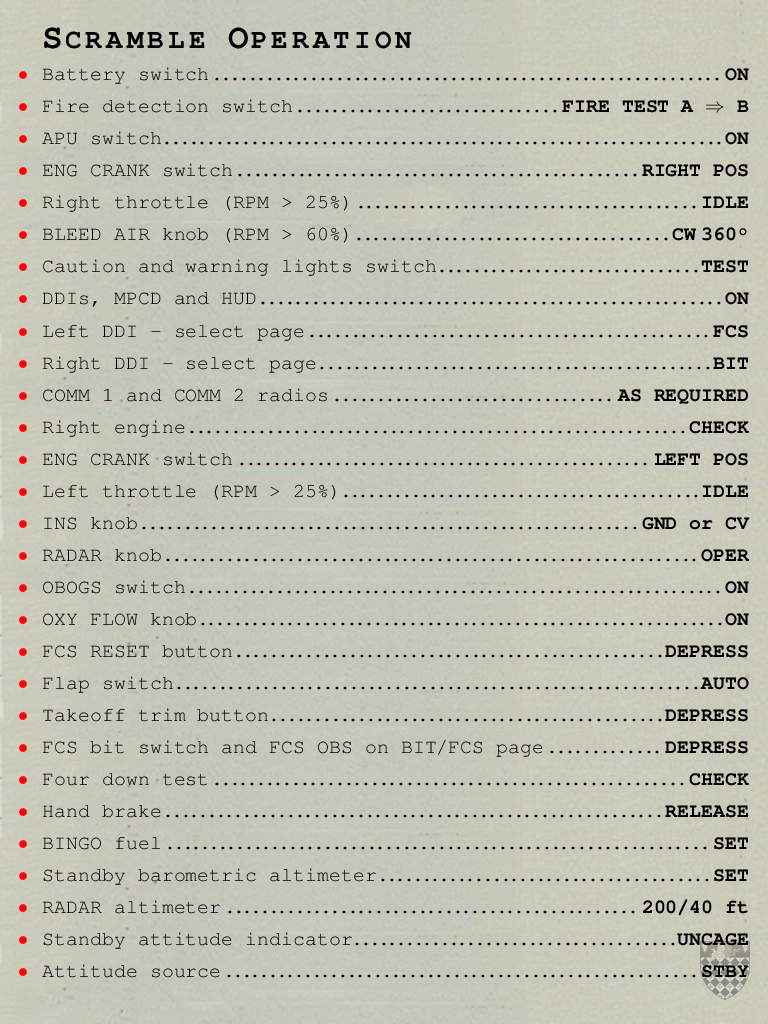
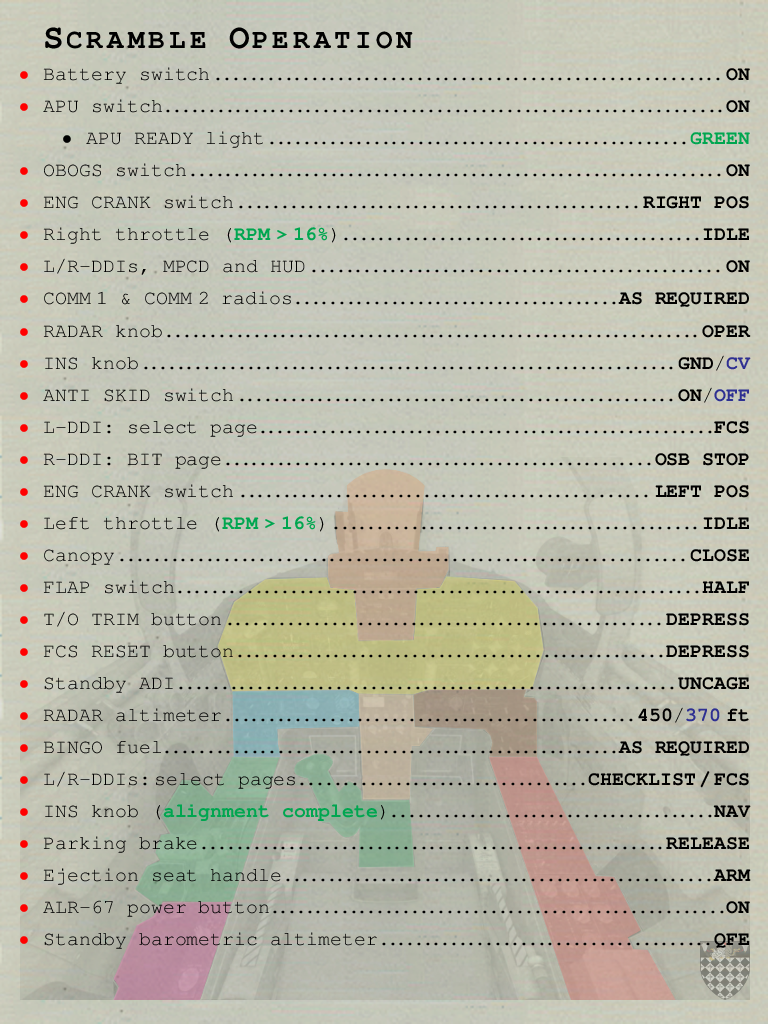
Layer changes from the first 768px x 1024px image to the second:
renamed "Clipboard #2" to "FA-18C_Kneeboard-0.png copy", painted on it over [left=19, top=27, right=751, bottom=978]
showed "Clipboard" over [left=20, top=457, right=750, bottom=1000]
